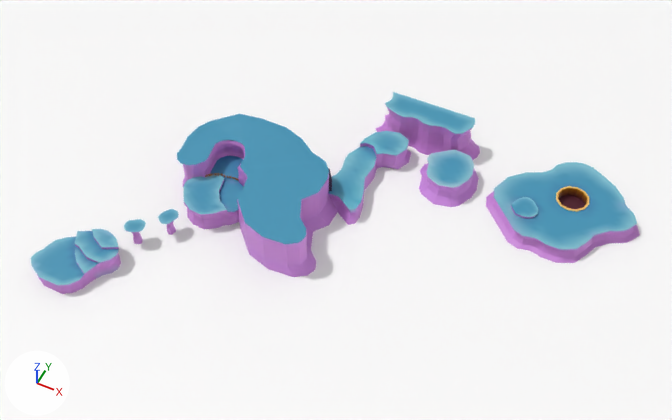
An edit to the glTF model src/levels/tl_mvp_04/redesign/vertex_colour_v3_shaded.glb, drawn before and after from the same camera.
Camera for both pictures: a 50 mm camera at (779.0, -801.0, 1208.0) aimed at (299.0, 159.0, 8.0). The lights are fixed; the arrows at lower left show +X, +Y and +Z. Where no turn or scale is listed for an object, it has been applied to the vertices. Vertices at the same position are counted once.

Before the edit, the objects in view are built like this:
```python
me_cylinder = bpy.data.meshes.new('Cylinder')
me_cylinder.from_pydata(...)  # 61 vertices, 108 faces; spans x -30.0..30.0, y -30.0..30.0, z -18.6..1.3
me_cylinder.materials.append(mat_vertexcolour)
me_grid_009 = bpy.data.meshes.new('Grid.009')
me_grid_009.from_pydata(...)  # 183 vertices, 335 faces; spans x 193.8..242.0, y 123.4..169.8, z -8.1..-3.6
me_grid_009.materials.append(mat_vertexcolour)
me_grid_010 = bpy.data.meshes.new('Grid.010')
me_grid_010.from_pydata(...)  # 847 vertices, 1583 faces; spans x -155.0..123.0, y -133.0..106.0, z -27.0..0.0
me_grid_010.materials.append(mat_vertexcolour)
me_grid_014 = bpy.data.meshes.new('Grid.014')
me_grid_014.from_pydata(...)  # 865 vertices, 1726 faces; spans x -103.0..105.0, y -38.0..29.0, z -51.0..21.0
me_grid_014.materials.append(mat_defaultmaterial)
ob_grid = bpy.data.objects.new('Grid', me_grid_014)
ob_grid.location = (356.0, 432.0, 13.0)
ob_island2 = bpy.data.objects.new('Island2', me_grid_010)
ob_island2.location = (662.0, 385.0, -10.0)
ob_pit = bpy.data.objects.new('Pit', me_cylinder)
ob_pit.location = (654.0, 384.0, -10.0)
ob_platform3 = bpy.data.objects.new('Platform3', me_grid_009)
ob_platform3.location = (369.0, 178.0, -2.0)
# also in view: 'Island3' at (296.0, 286.0, -18.0); 'Water' at (73.0, 134.0, -36.0); 'Island4' at (432.0, 347.0, -18.0); 'Charging Pen' at (150.0, 126.0, 2.0); 'Walls' at (150.0, 149.0, 3.0)
```
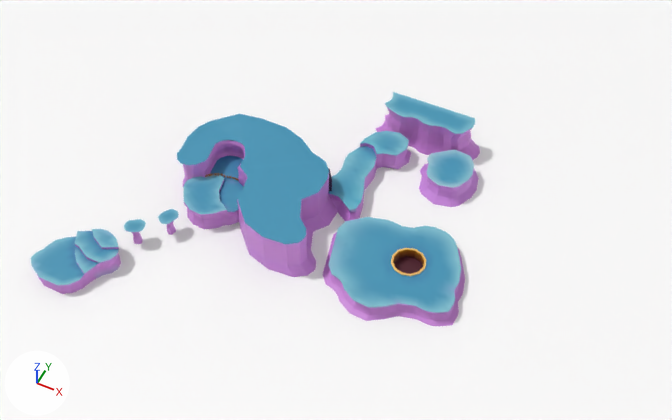
Where the newer file only moved an object's origin or applied its transform, the numbers keep the older frame.

Patch to the scene script:
```diff
--- a/src/levels/tl_mvp_04/redesign/vertex_colour_v3_shaded.glb.py
+++ b/src/levels/tl_mvp_04/redesign/vertex_colour_v3_shaded.glb.py
@@ me_cylinder @@
 me_cylinder.from_pydata(...)  # 61 vertices, 108 faces; spans x -30.0..30.0, y -30.0..30.0, z -18.6..1.3
 # used by ob_pit; location = (654.0, 384.0, -10.0)
+# me_cylinder part 1: the whole mesh is turned -30 degrees about the z axis through its middle, then moved by (-202.5, -260.7, 0.0)
 me_cylinder.materials.append(mat_vertexcolour)
@@ me_grid_010 @@
 me_grid_010.from_pydata(...)  # 847 vertices, 1583 faces; spans x -155.0..123.0, y -133.0..106.0, z -27.0..0.0
 # used by ob_island2; location = (662.0, 385.0, -10.0)
+# me_grid_010 part 2: the whole mesh is turned -30 degrees about the z axis through its middle, then moved by (-208.0, -255.0, 0.0)
 me_grid_010.materials.append(mat_vertexcolour)
@@ ob_platform3 @@
-ob_platform3 = bpy.data.objects.new('Platform3', me_grid_009)
-ob_platform3.location = (369.0, 178.0, -2.0)
```

Location of each change, (x1, y1, x2, y2) in pixels of the pictures (672 x 420 px):
'Island2', mesh turned
    before: (486, 162, 640, 263)
    after: (323, 217, 465, 327)
'Pit', mesh turned
    before: (556, 186, 589, 212)
    after: (391, 248, 426, 276)
'Platform3', deleted
    before: (511, 197, 538, 219)
